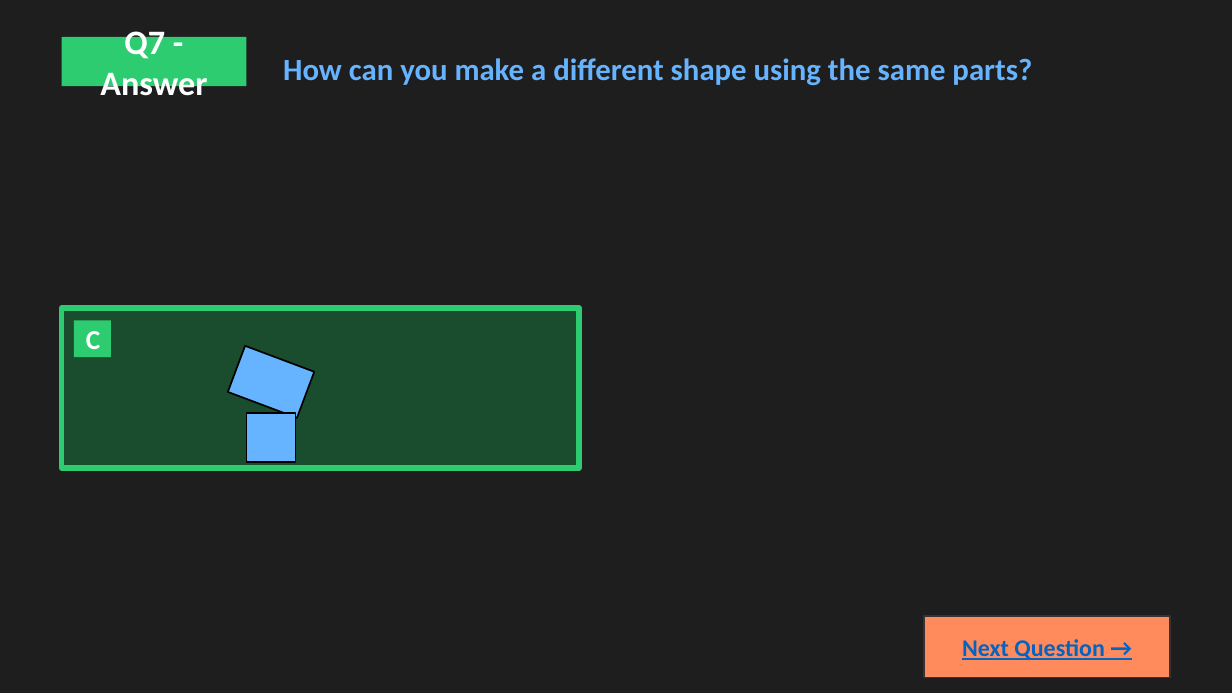
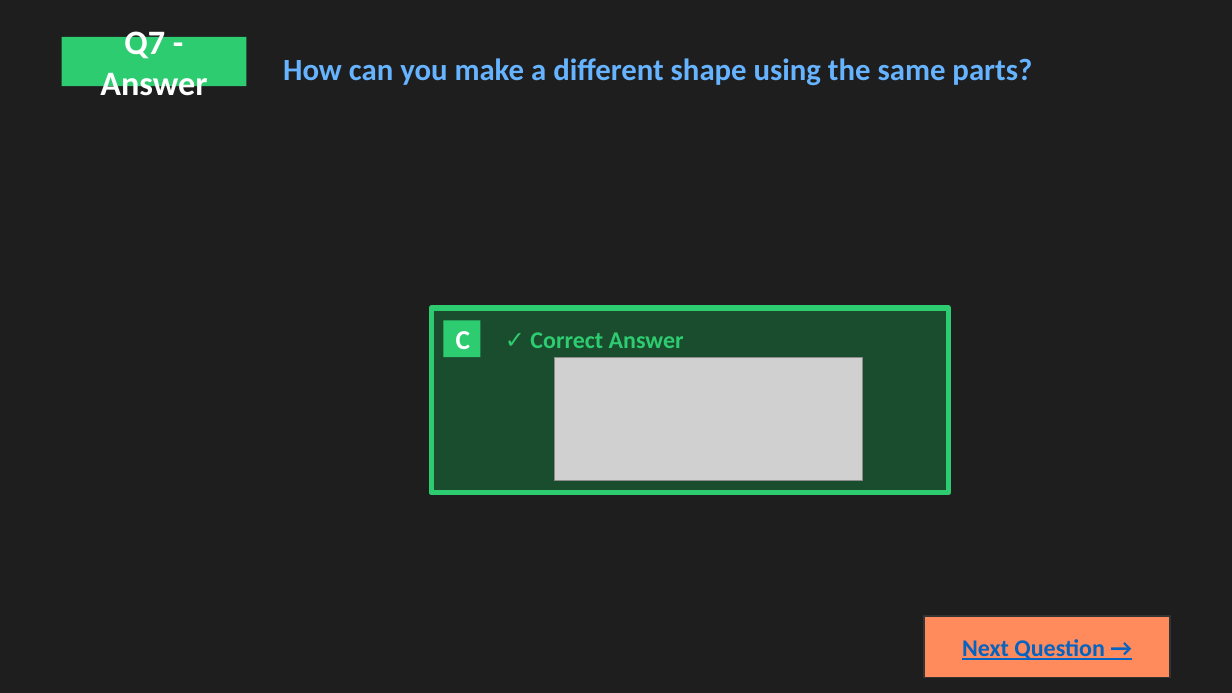
Before and after one commit to Regalx1/Math1-Quiz-Powerpoint, a slide deck: slide 14 of math-shapes-quiz-complete.pptx. Drawn at 1232x693 pixels with LibreOffice and Linux fonts; fonts in the diff are those of the drawing; grey boxes stand for pictures. Boxes give left, top, right and bottom in pixels: in the first picture for what was removed or moved away, otherwise in the second. Text is boxed around its words. In the diff, an @@ line names an element or a change of style, - is before the commit and + after.

```diff
--- a/math-shapes-quiz-complete.pptx
+++ b/math-shapes-quiz-complete.pptx
@@ rectangle: place and size @@
-rectangle at [62,308,579,468]
+rectangle at [431,308,949,493]
@@ rectangle "C": place and size @@
-rectangle "C" at [74,320,111,357]
+rectangle "C" at [444,320,480,357]
@@ rectangle removed at [228,346,314,418] @@
@@ text added at [530,332,684,348], 14 pt, text #2ECC71, bold @@
+✓ Correct Answer
@@ picture added at [554,357,862,480] @@
@@ rectangle removed at [246,413,296,462] @@
```
Also in this commit, not shown: 3 other slides changed, 10 other files.
